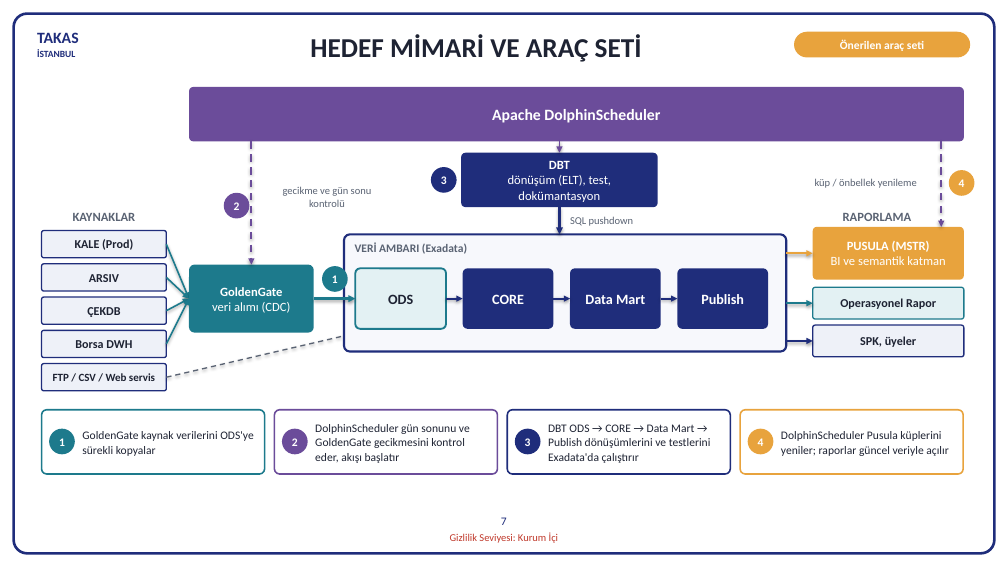
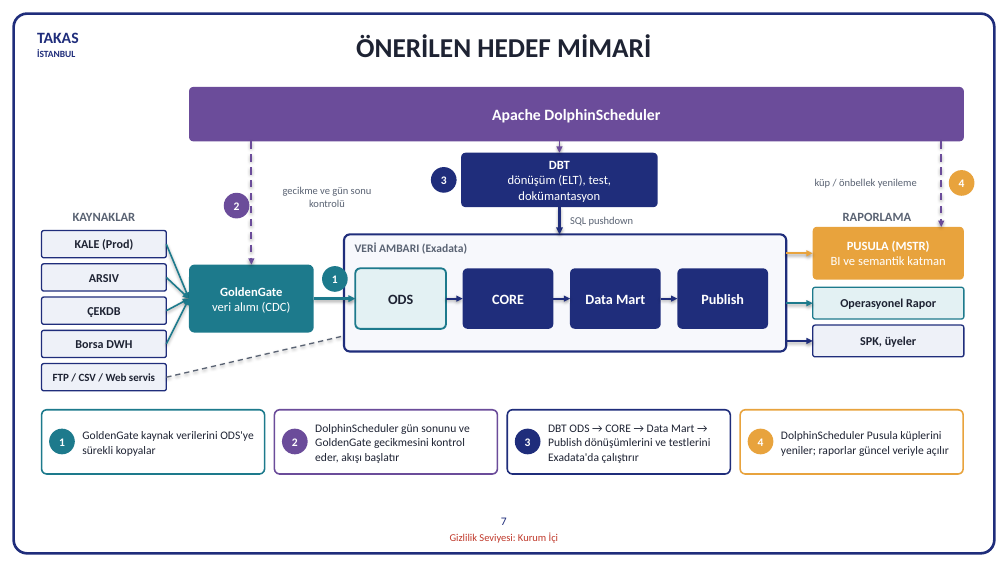
Before and after one commit to hanifidemirel0/Cursor-Projects, a slide deck: slide 7 of outputs/dwh-sunum-kasim-2026/5 - DWHSunum_Kasim2026.pptx. Drawn at 1008x567 pixels with LibreOffice and Linux fonts; fonts in the diff are those of the drawing. Boxes give left, top, right and bottom in pixels: in the first picture for what was removed or moved away, otherwise in the second. Text is boxed around its words. In the diff, an @@ line names an element or a change of style, - is before the commit and + after.

```diff
--- a/outputs/dwh-sunum-kasim-2026/5 - DWHSunum_Kasim2026.pptx
+++ b/outputs/dwh-sunum-kasim-2026/5 - DWHSunum_Kasim2026.pptx
@@ text at box(356, 35, 651, 57): text changed @@
-HEDEF MİMARİ VE ARAÇ SETİ
+ÖNERİLEN HEDEF MİMARİ
@@ rounded rectangle removed at box(794, 32, 970, 57) @@
-Önerilen araç seti
```
Also in this commit, not shown: 1 other slide changed, 3 other files.
